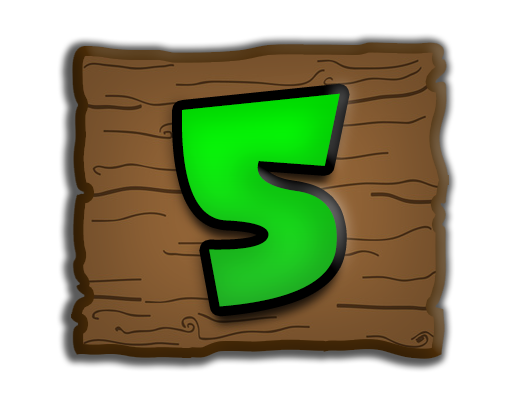
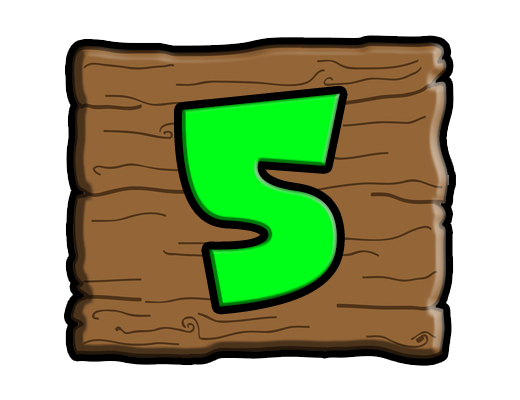
Layer changes from the first (520, 400) image to the second:
painted on "5" over left=182, top=93, right=340, bottom=307
